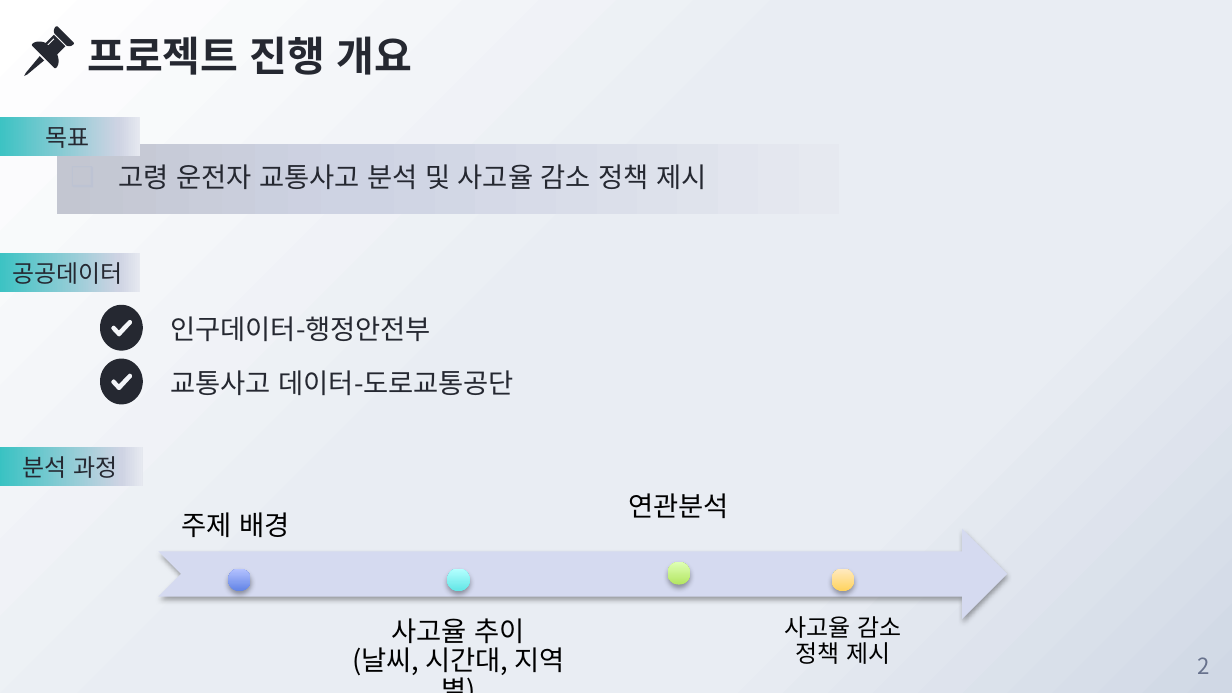
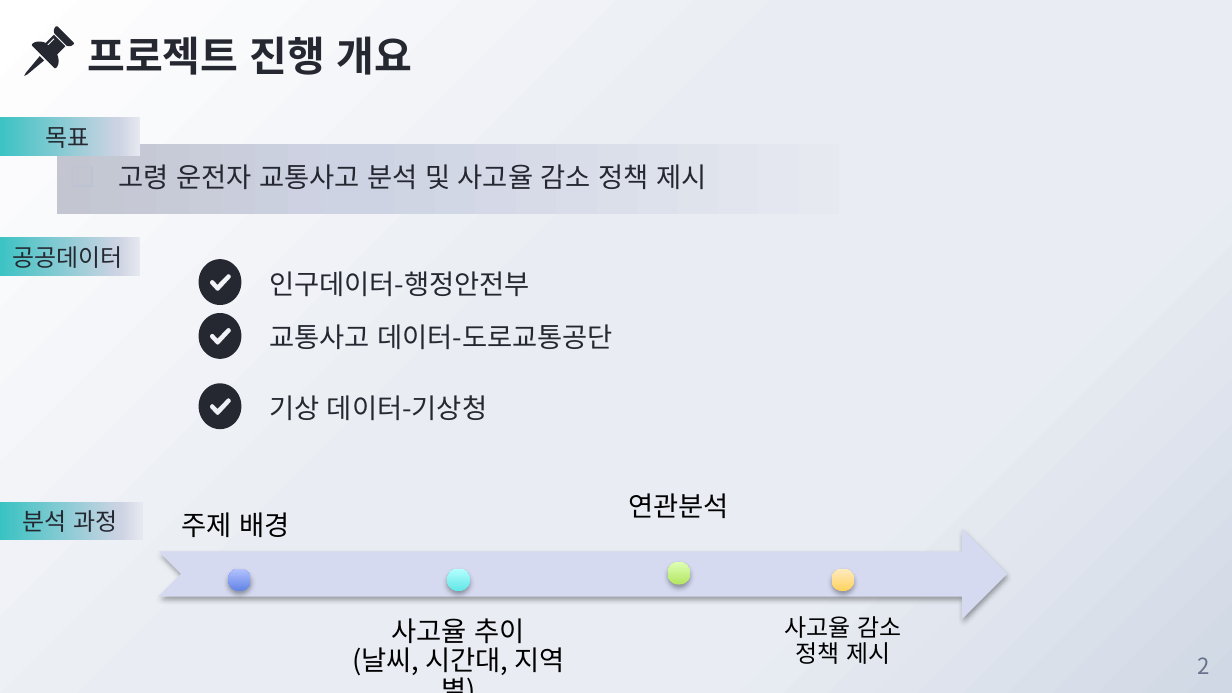
Before and after one commit to JadenChoi94/MachineLearning_Basic, a slide deck: slide 2 of Project_2/프로젝트2_소개.pptx. Drawn at 1232x693 pixels with LibreOffice and Linux fonts; fonts in the diff are those of the drawing; background and template pictures are left out. Boxes give left, top, right and bottom in pixels: in the first picture for what was removed or moved away, otherwise in the second. Text is boxed around its words. In the diff, an @@ line names an element or a change of style, - is before the commit and + after.

```diff
--- a/Project_2/프로젝트2_소개.pptx
+++ b/Project_2/프로젝트2_소개.pptx
@@ rectangle "공공데이터": place and size @@
-rectangle "공공데이터" at [0, 254, 140, 292]
+rectangle "공공데이터" at [0, 238, 140, 276]
@@ 2 texts, 2 freeform shapes: place and size @@
-2 texts, 2 freeform shapes at [100, 304, 515, 404]
+2 texts, 2 freeform shapes at [198, 259, 613, 359]
@@ freeform shape added at [198, 383, 241, 429], fill #252831 @@
@@ text added at [269, 395, 487, 420], 16 pt, text #252831 @@
+기상 데이터-기상청
@@ rectangle "분석 과정": place and size @@
-rectangle "분석 과정" at [0, 447, 143, 485]
+rectangle "분석 과정" at [0, 501, 143, 540]
```
Also in this commit, not shown: 3 other slides changed, 20 other files.
